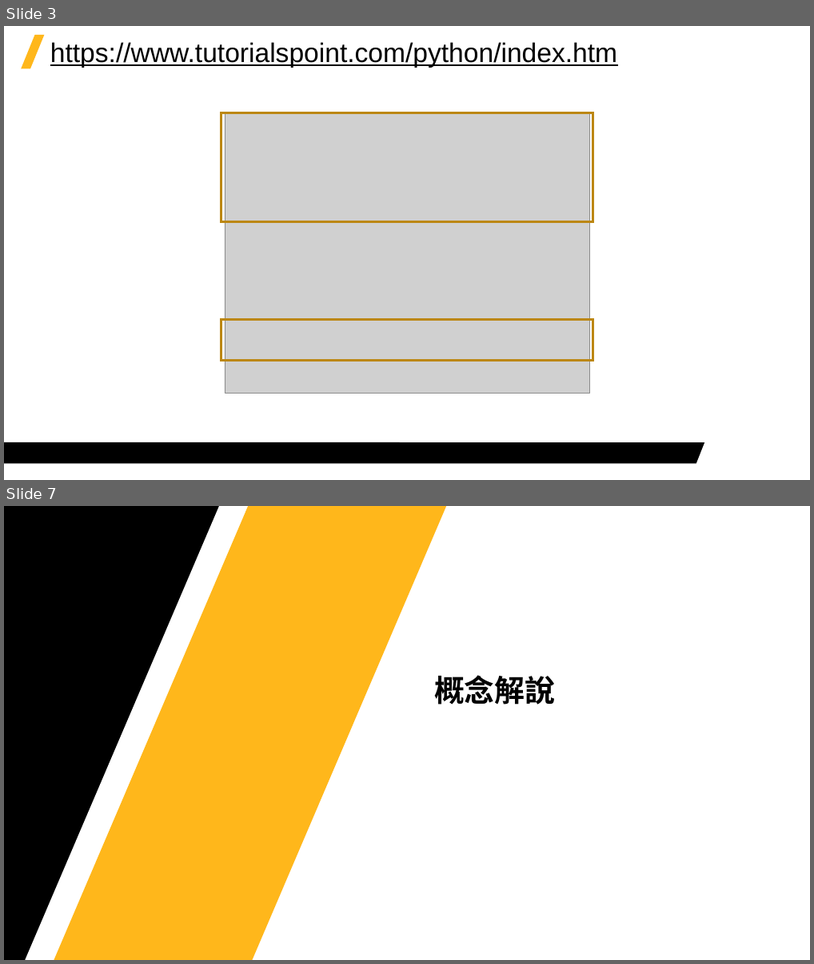
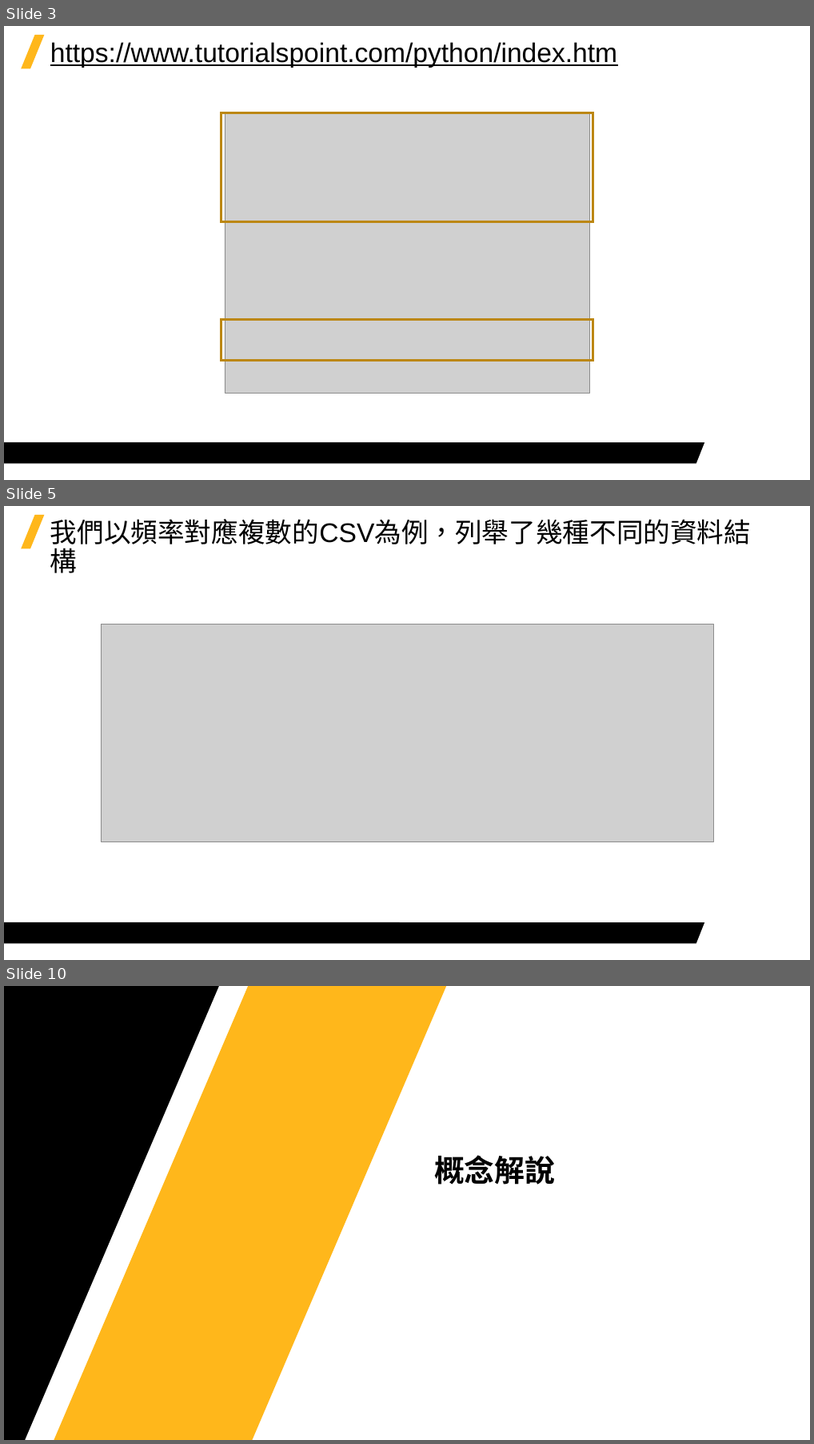
Before and after one commit to Jerrick-cheng/AEDT-Automation-Camp, a slide deck: 上課教材/Week3.pptx. Shown one above the other, each under a label of ours: slides 3 and 7 before the commit, slides 3, 5 and 10 after it; the slides between them are not shown. The pictures are 814x964 and 814x1444 pixels, drawn with LibreOffice and Linux fonts; fonts in the diff are those of the drawing; grey boxes stand for pictures; background and template pictures are left out. Boxes give left, top, right and bottom in pixels: in the first picture for what was removed or moved away, otherwise in the second. Text is boxed around its words. In the diff, an @@ line names an element or a change of style, - is before the commit and + after.

```diff
--- a/上課教材/Week3.pptx
+++ b/上課教材/Week3.pptx
@@ slide 5 added at bbox=[4, 506, 810, 960], background #FFFFFF; not listed: 2 template elements that a slide beside it also shows @@
@@ title added at bbox=[50, 519, 751, 573], 32 pt, text #000000 @@
+我們以頻率對應複數的CSV為例，列舉了幾種不同的資料結構
@@ picture added at bbox=[101, 624, 714, 841] @@
@@ what was slide 7 is now slide 10 @@
```
Also in this commit, not shown: 8 slides changed, 2 other slides added, 3 slides removed, 2 other files.
